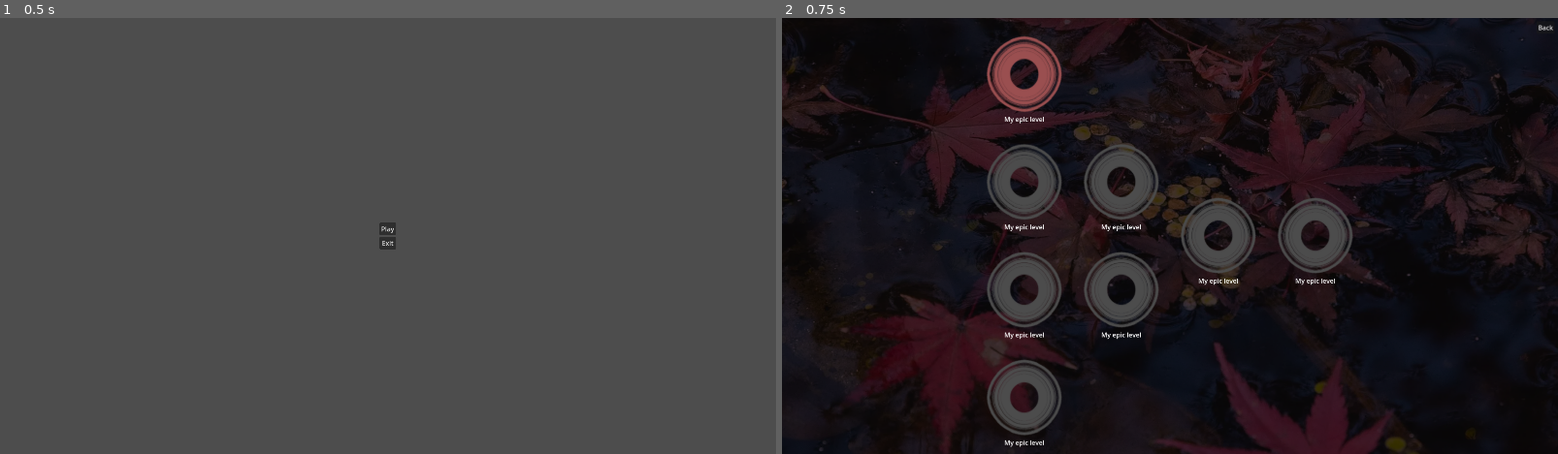
Above: before the commit, frames 1-2 (left to right).
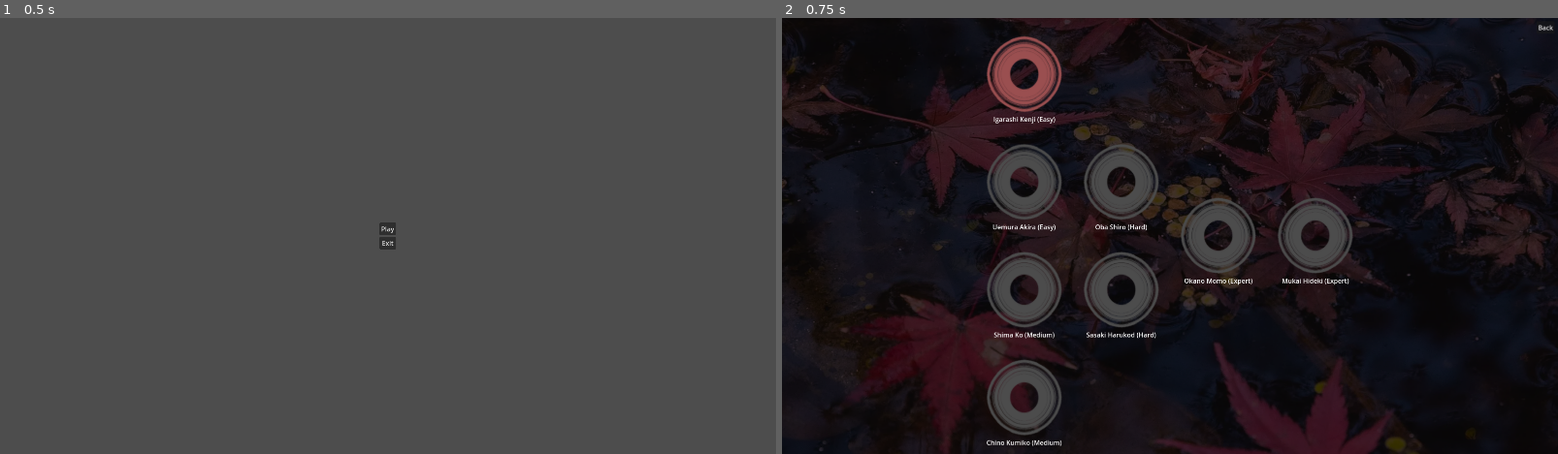
Above: after the commit, the same moments.

Repository: nikohonu/hideki-open-it
Game: Godot game, scene res://scenes/main_menu.tscn
The game is run twice, just before and just after one commit, with the same random seed, the same clock (stepped at 60 frames per second) and the same inputs.
Inputs:
- Up to frame 1 (0.5 s): no input
- Up to frame 2 (0.75 s): click "Play" at 0.5 s

Frame 1 is identical in both runs. In frame 2, 0.5% of the frame differs, in the area x 26-74%, y 22-99%.

Commit message:
reimplement AI with C++

Diff:
--- a/resources/state.gd
+++ b/resources/state.gd
@@ -11,7 +11,21 @@
 var turn = PLAYER1
 var scores = [0, 0]
 var cursor = Vector2i(4, 4)
-var step = 0
+var step = 1
+
+
+func _init(prev_state: State = null):
+	if prev_state:
+		self.map = prev_state.map.duplicate(true)
+		self.turn = prev_state.turn
+		self.scores = prev_state.scores.duplicate()
+		self.cursor = prev_state.cursor
+		self.step = prev_state.step
+	else:
+		var possible_values = _generate_possible_values()
+		for i in range(MAP_SIZE):
+			var start = i * MAP_SIZE
+			map.append(possible_values.slice(start, start + MAP_SIZE))
 
 
 func is_possible_move(coords: Vector2i):
@@ -77,38 +91,3 @@
 			possible_values += [value, -value]
 	possible_values.shuffle()
 	return possible_values.slice(0, MAP_SIZE ** 2)
-
-
-func _init(prev_state: State = null):
-	if prev_state:
-		self.map = prev_state.map.duplicate(true)
-		self.turn = prev_state.turn
-		self.scores = prev_state.scores.duplicate()
-		self.cursor = prev_state.cursor
-		self.step = prev_state.step
-	else:
-		var possible_values = _generate_possible_values()
-		for i in range(MAP_SIZE):
-			var start = i * MAP_SIZE
-			map.append(possible_values.slice(start, start + MAP_SIZE))
-
-
-func eval():
-	return scores[PLAYER1] - scores[PLAYER2]
-
-
-func children():
-	var result = []
-	if turn == PLAYER1:
-		for i in range(MAP_SIZE):
-			if map[cursor.y][i] != 0:
-				var state = State.new(self)
-				state.select(Vector2i(i, cursor.y))
-				result.push_back(state)
-	if turn == PLAYER2:
-		for i in range(MAP_SIZE):
-			if map[i][cursor.x] != 0:
-				var state = State.new(self)
-				state.select(Vector2i(cursor.x, i))
-				result.push_back(state)
-	return result
--- a/scenes/game.tscn
+++ b/scenes/game.tscn
@@ -1,10 +1,9 @@
-[gd_scene load_steps=14 format=3 uid="uid://buuuapqyomv2l"]
+[gd_scene load_steps=13 format=3 uid="uid://buuuapqyomv2l"]
 
 [ext_resource type="Script" path="res://scripts/game.gd" id="1_qwehj"]
 [ext_resource type="Script" path="res://scripts/map.gd" id="2_svvqo"]
 [ext_resource type="Texture2D" uid="uid://dgt17w4xtm26o" path="res://sprites/cursor.png" id="3_7bscc"]
 [ext_resource type="Script" path="res://scripts/cursor.gd" id="4_3s3lf"]
-[ext_resource type="Script" path="res://scripts/ai.gd" id="5_ugcyf"]
 [ext_resource type="Script" path="res://scripts/ui.gd" id="6_abnrh"]
 
 [sub_resource type="Environment" id="Environment_2y7p1"]
@@ -86,8 +85,7 @@
 wait_time = 0.125
 one_shot = true
 
-[node name="AI" type="Node" parent="Map/Cursor"]
-script = ExtResource("5_ugcyf")
+[node name="AICPP" type="AICPP" parent="Map/Cursor"]
 
 [node name="UI" type="Control" parent="." node_paths=PackedStringArray("game")]
 layout_mode = 3
--- a/scripts/ai.gd
+++ /dev/null
@@ -1,24 +0,0 @@
-class_name AI
-extends Node
-
-
-func calc(state, level) -> Vector2i:
-	var depth = round(min(max((state.step / 64. * level), 1), level))
-	var color = -2 * state.turn + 1
-	return _negamax(state, depth, -INF, INF, color).cursor
-
-
-func _negamax(state, depth, alpha, beta, color) -> Dictionary:
-	if depth == 0 or state.check_end():
-		return {"value": state.eval() * color, "cursor": state.cursor}
-	var value = -INF
-	var best_child = null
-	for child in state.children():
-		var eval = -(_negamax(child, depth - 1, -beta, -alpha, -color).value)
-		if value < eval:
-			value = max(value, eval)
-			alpha = max(alpha, value)
-			best_child = child
-			if alpha >= beta:
-				break
-	return {"value": value, "cursor": best_child.cursor}
--- a/scripts/cursor.gd
+++ b/scripts/cursor.gd
@@ -13,7 +13,9 @@
 
 @onready var map: Map = %Map
 @onready var timer: Timer = $Timer
-@onready var ai: AI = $AI
+#@onready var ai = $AICPP
+
+var avg = 0
 
 
 func _ready():
@@ -46,8 +48,7 @@
 
 
 func _ai_move():
-	var dest = ai.calc(game.state, game.level.get_ai(game.state.turn))
-	var diff = dest - coords
+	var diff = $AICPP.calc(game.state, game.level.get_ai(game.state.turn)) - coords
 	if game.state.turn == PLAYER1:
 		for i in range(abs(diff.x)):
 			var sign = diff.x/abs(diff.x)
--- a/scripts/level_button.gd
+++ b/scripts/level_button.gd
@@ -26,6 +26,8 @@
 			$TextureButton.texture_normal = texture_complete
 		status = value
 
+func _ready():
+	$Label.set_text(text)
 
 func _on_texture_button_pressed():
 	pressed.emit()
Not shown, changed: .gitignore
Not shown, added: .gitmodules
Not shown, added: SConstruct
Not shown, added: bin/aicpp.gdextension
Not shown, added: cpp/AICPP.cpp
Not shown, added: cpp/AICPP.hpp
Not shown, added: cpp/register_types.cpp
Not shown, added: cpp/register_types.h
